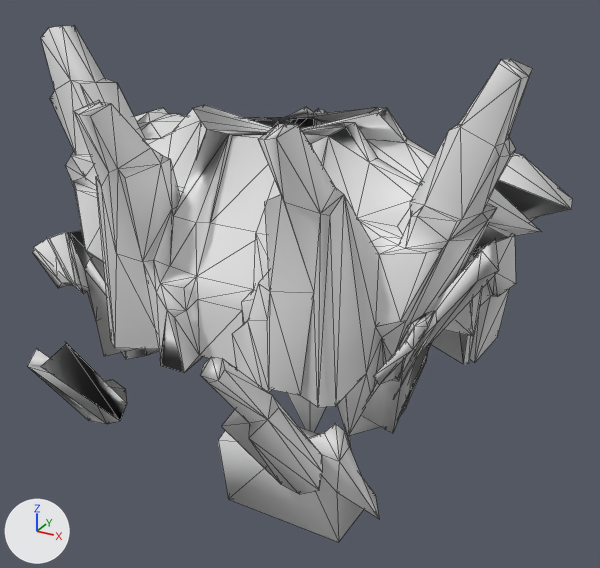
Before and after pictures for a commit that changed the OBJ model src/main/resources/assets/kn8/meshes/kaiju_no9_no15/chest.obj.
One viewpoint serves both versions: a camera (50 mm lens) standing at (0.334, -0.56, 1.603) and looking at (0.03, -0.008, 1.327). Every picture has the same lights, and +X, +Y and +Z are marked at lower left. The picture after the commit comes second. Mesh edges are drawn as thin lines. Where no turn or scale is listed for an object, it has been applied to the vertices. Vertices at exactly the same position are counted once.

Objects in the first picture: 'chest'.
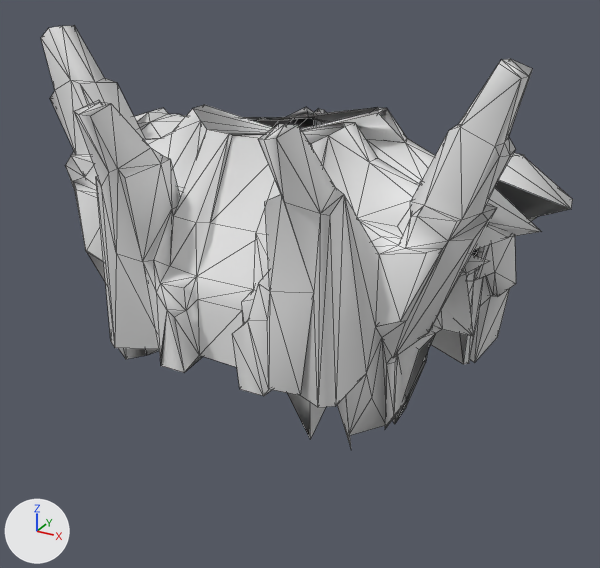
Where the change shows, as pixel boxes (x1, y1, x2, y2) in the pictures (600 x 568 px; the box of a moved part takes in the faces that stretch with it):
'chest', reshaped (18% shorter): before (28, 26, 573, 542); after (41, 26, 573, 447)
part 1 of me_chest, deleted: before (28, 231, 499, 542)
part 2 of me_chest, moved or reshaped: before (207, 108, 426, 403); after (207, 108, 426, 419)

Diff of the bpy script that builds the scene:
```diff
--- a/src/main/resources/assets/kn8/meshes/kaiju_no9_no15/chest.obj.py
+++ b/src/main/resources/assets/kn8/meshes/kaiju_no9_no15/chest.obj.py
@@ me_chest @@
 # used by ob_chest; location = (0.0, 0.0, 0.0)
-me_chest.from_pydata(...)  # 644 vertices, 1247 faces; spans x -0.211..0.229, y -0.229..0.219, z 1.189..1.523
+me_chest.from_pydata(...)  # 524 vertices, 1047 faces; spans x -0.211..0.229, y -0.142..0.219, z 1.221..1.523
+# me_chest part 1: 10 loose pieces with 120 vertices, spanning x -0.169..0.203, y -0.229..-0.014, z 1.189..1.407, are deleted
+# me_chest part 2
+# 17 faces are deleted
+# 17 new faces join them
```
